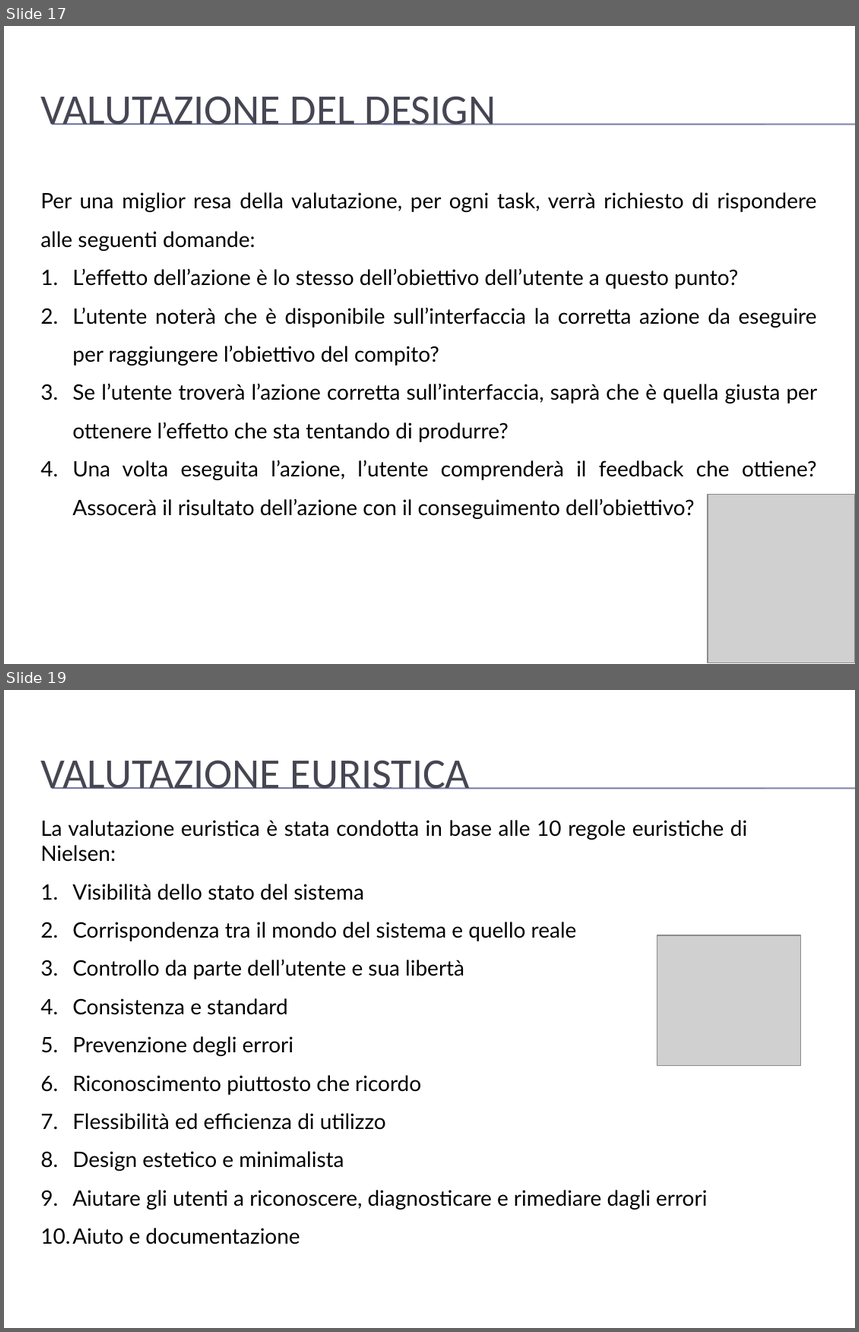
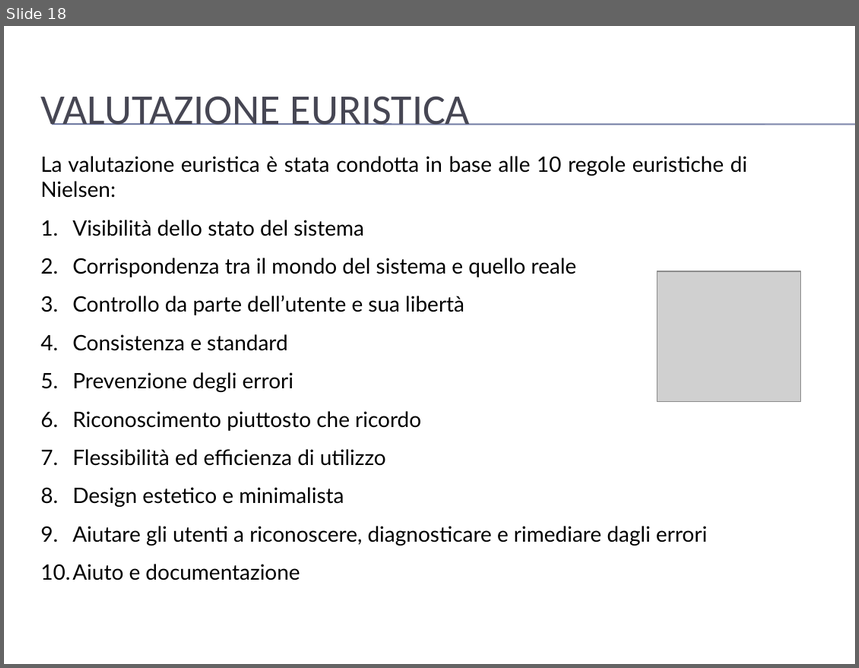
Before and after one commit to mario-santoro/Bullyingless, a slide deck: Assignment n.4/presentazione.pptx. Shown one above the other, each under a label of ours: slides 17 and 19 before the commit, slide 18 after it; the slides between them are not shown. The pictures are 859x1332 and 859x668 pixels, drawn with LibreOffice and Linux fonts; fonts in the diff are those of the drawing; grey boxes stand for pictures; background and template pictures are left out. Boxes give left, top, right and bottom in pixels: in the first picture for what was removed or moved away, otherwise in the second. Text is boxed around its words. In the diff, an @@ line names an element or a change of style, - is before the commit and + after.

```diff
--- a/Assignment n.4/presentazione.pptx
+++ b/Assignment n.4/presentazione.pptx
@@ slide 17 removed at [4, 26, 855, 664], background picture (left out); not listed: 2 template elements that a slide beside it also shows @@
@@ title removed at [40, 96, 496, 126] @@
-VALUTAZIONE DEL DESIGN
@@ text removed at [40, 192, 818, 519] @@
-Per una miglior resa della valutazione, per ogni task, verrà richiesto di rispondere alle seguenti domande:
-1. L’effetto dell’azione è lo stesso dell’obiettivo dell’utente a questo punto?
-2. L’utente noterà che è disponibile sull’interfaccia la corretta azione da eseguire per raggiungere l’obiettivo del compito?
-3. Se l’utente troverà l’azione corretta sull’interfaccia, saprà che è quella giusta per ottenere l’effetto che sta tentando di produrre?
-4. Una volta eseguita l’azione, l’utente comprenderà il feedback che ottiene? Assocerà il risultato dell’azione con il conseguimento dell’obiettivo?
@@ picture removed at [708, 495, 855, 664] @@
@@ what was slide 19 is now slide 18 @@
```
Also in this commit, not shown: 14 slides changed.
